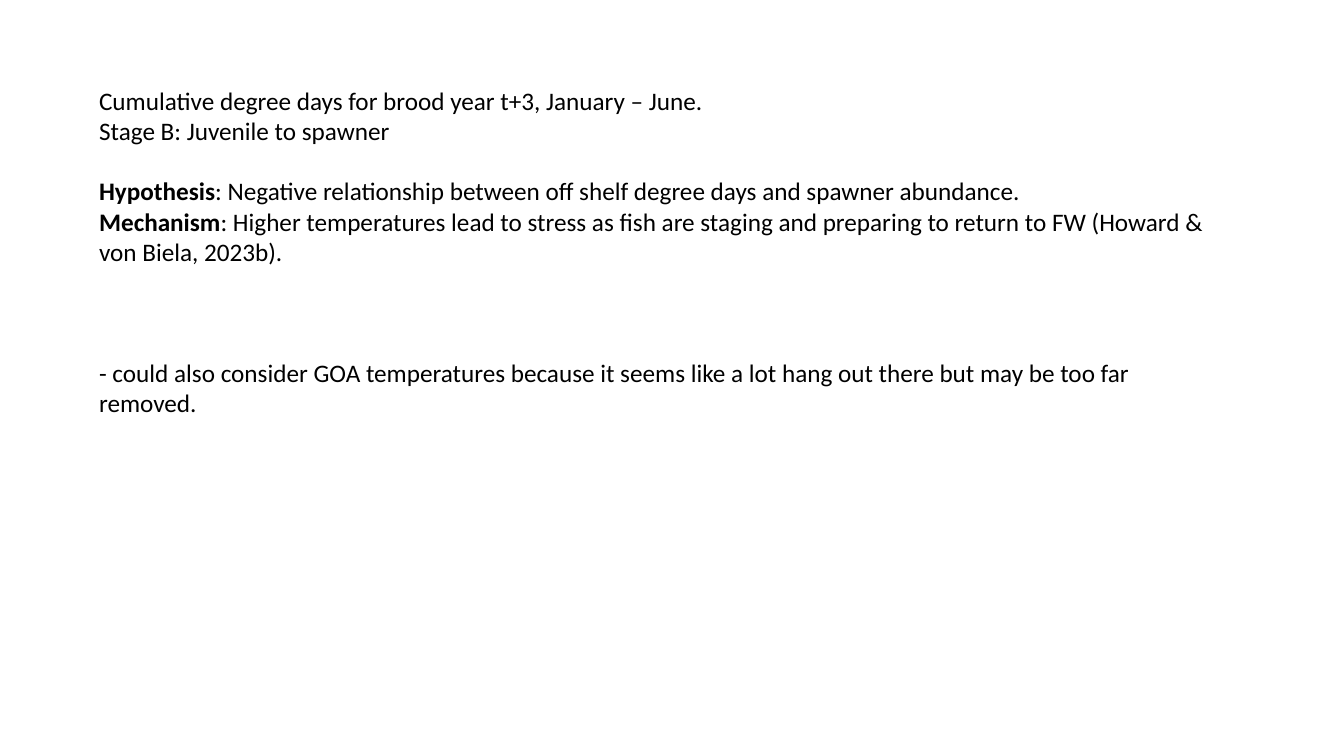
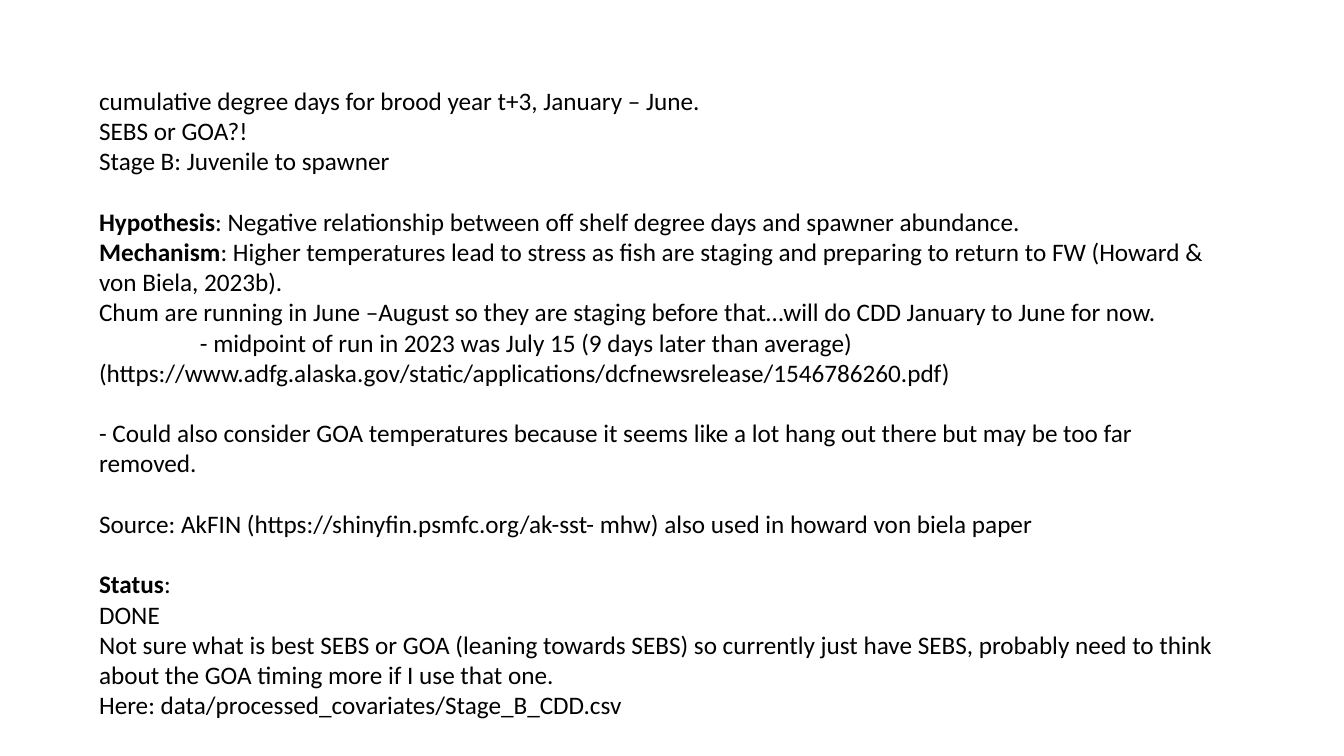
Before and after one commit to genoa-sullaway/Yukon-Chum-IPM, a slide deck: slide 5 of notes/Covariate_notes.pptx. Drawn at 1344x756 pixels with LibreOffice and Linux fonts; fonts in the diff are those of the drawing. Boxes give left, top, right and bottom in pixels: in the first picture for what was removed or moved away, otherwise in the second. Text is boxed around its words. In the diff, an @@ line names an element or a change of style, - is before the commit and + after.

Commit message:
Covariate work

```diff
--- a/notes/Covariate_notes.pptx
+++ b/notes/Covariate_notes.pptx
@@ text at (99, 92, 699, 140): text changed @@
-Cumulative degree days for brood year t+3, January – June.
+cumulative degree days for brood year t+3, January – June.
+SEBS or GOA?!
@@ text at (99, 303, 1211, 714): text changed @@
-- could also consider GOA temperatures because it seems like a lot hang out there but may be too far removed.
+Chum are running in June –August so they are staging before that…will do CDD January to June for now.
+- midpoint of run in 2023 was July 15 (9 days later than average) (https://www.adfg.alaska.gov/static/applications/dcfnewsrelease/1546786260.pdf)
+- Could also consider GOA temperatures because it seems like a lot hang out there but may be too far removed.
+Source: AkFIN (https://shinyfin.psmfc.org/ak-sst- mhw) also used in howard von biela paper
+Status:
+DONE
+Not sure what is best SEBS or GOA (leaning towards SEBS) so currently just have SEBS, probably need to think about the GOA timing more if I use that one.
+Here: data/processed_covariates/Stage_B_CDD.csv
```
Also in this commit, not shown: 5 other slides changed, 1 slide added, 6 other files.
